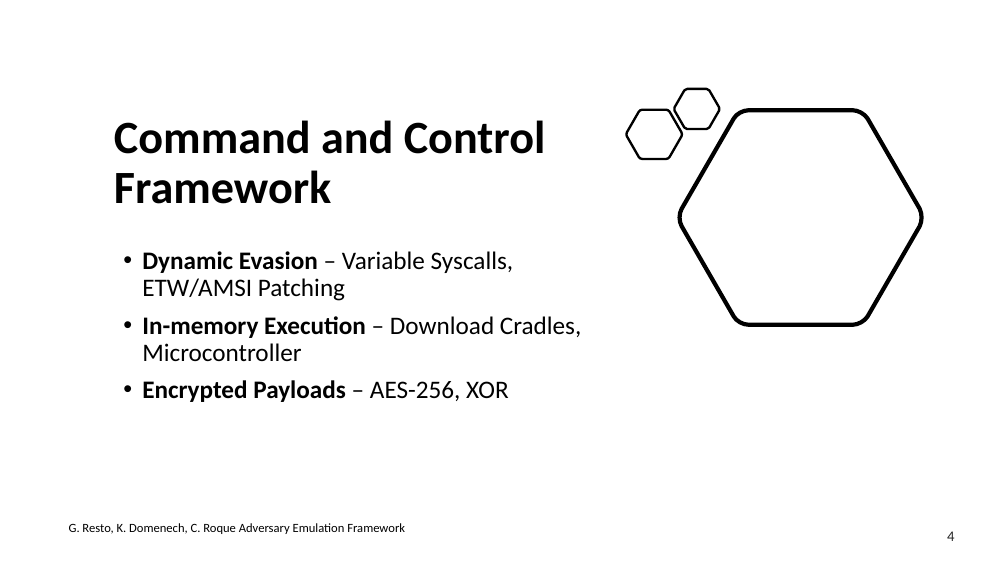
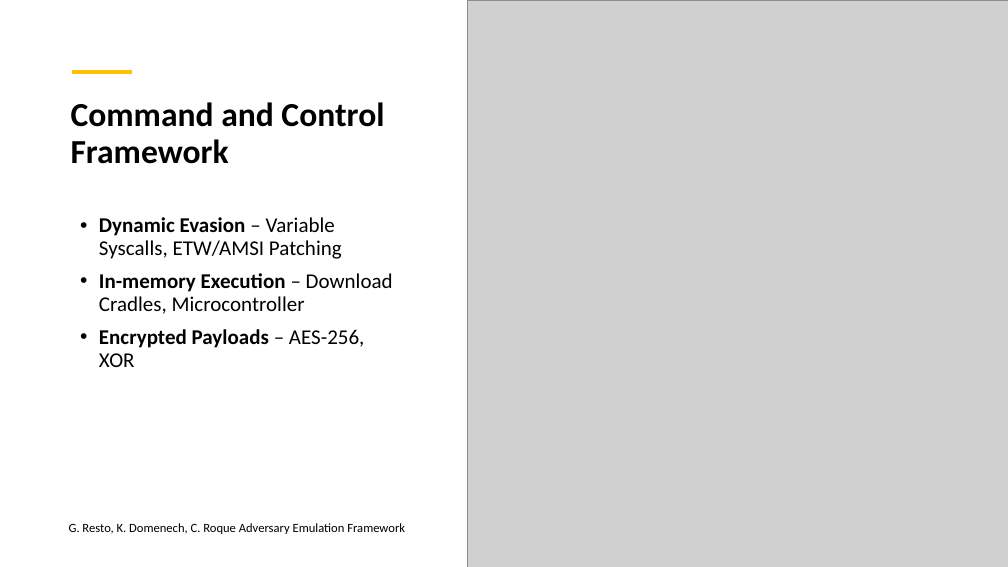
Before and after one commit to racoten/Capstone, a slide deck: slide 4 of Design/Capstone Final Presentation.pptx (slide 5 before the commit). Drawn at 1008x567 pixels with LibreOffice and Linux fonts; fonts in the diff are those of the drawing; grey boxes stand for pictures. Boxes give left, top, right and bottom in pixels: in the first picture for what was removed or moved away, otherwise in the second. Text is boxed around its words. In the diff, an @@ line names an element or a change of style, - is before the commit and + after.

```diff
--- a/Design/Capstone Final Presentation.pptx
+++ b/Design/Capstone Final Presentation.pptx
@@ picture added at box(467, 0, 1008, 567) @@
@@ line added from (72, 72) to (132, 72), #FFC000 4.5 pt @@
@@ freeform shape removed at box(675, 89, 720, 129) @@
@@ title "Command and Control Framework": place and size @@
-title "Command and Control Framework" at box(114, 120, 546, 204)
+title "Command and Control Framework" at box(71, 102, 384, 164)
@@ title "Command and Control Framework" at box(71, 102, 384, 164): size 44 to 32 pt @@
@@ freeform shape removed at box(626, 110, 682, 159) @@
@@ freeform shape removed at box(680, 110, 922, 325) @@
@@ text "Dynamic Evasion – Variable Syscalls, ...": place and size @@
-text "Dynamic Evasion – Variable Syscalls, ..." at box(142, 251, 581, 402)
+text "Dynamic Evasion – Variable Syscalls, ..." at box(99, 217, 393, 367)
@@ text "Dynamic Evasion – Variable Syscalls, ..." at box(99, 217, 393, 367): size 24 to 20 pt @@
@@ text "G. Resto, K. Domenech, C. ..." at box(69, 523, 405, 534): more space between paragraphs @@
@@ text removed at box(947, 531, 954, 541) @@
-4
```
Also in this commit, not shown: 4 other slides changed, 7 slides added, 11 slides removed, 7 other files.
